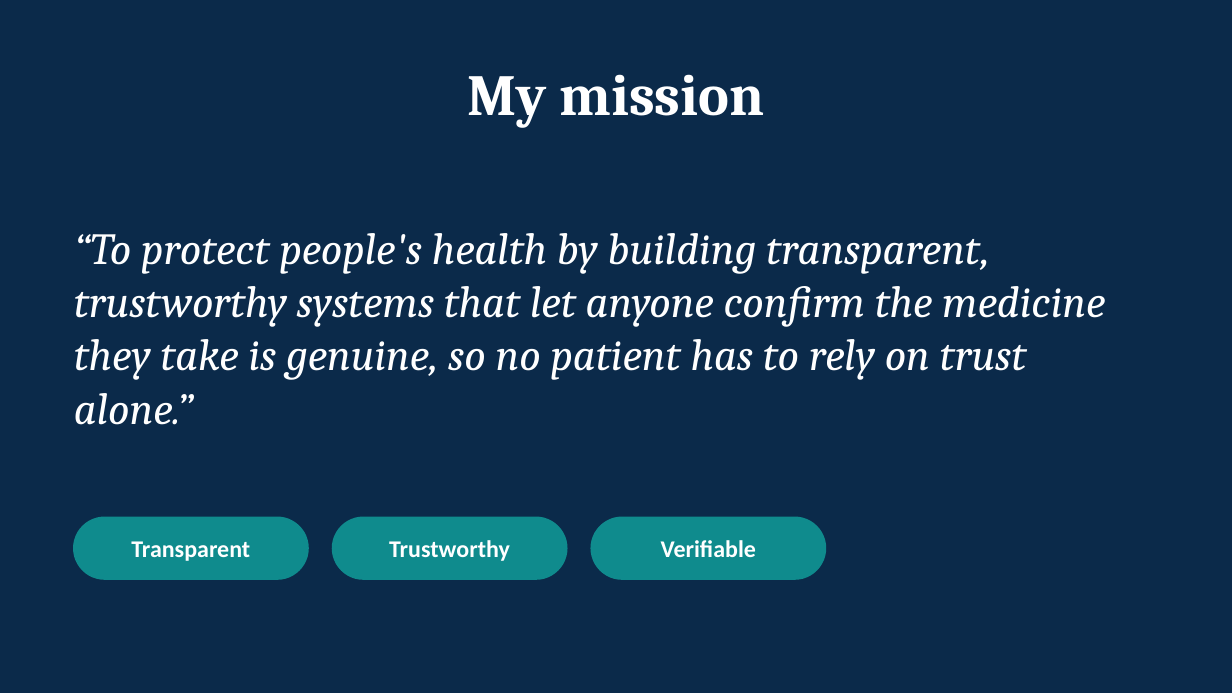
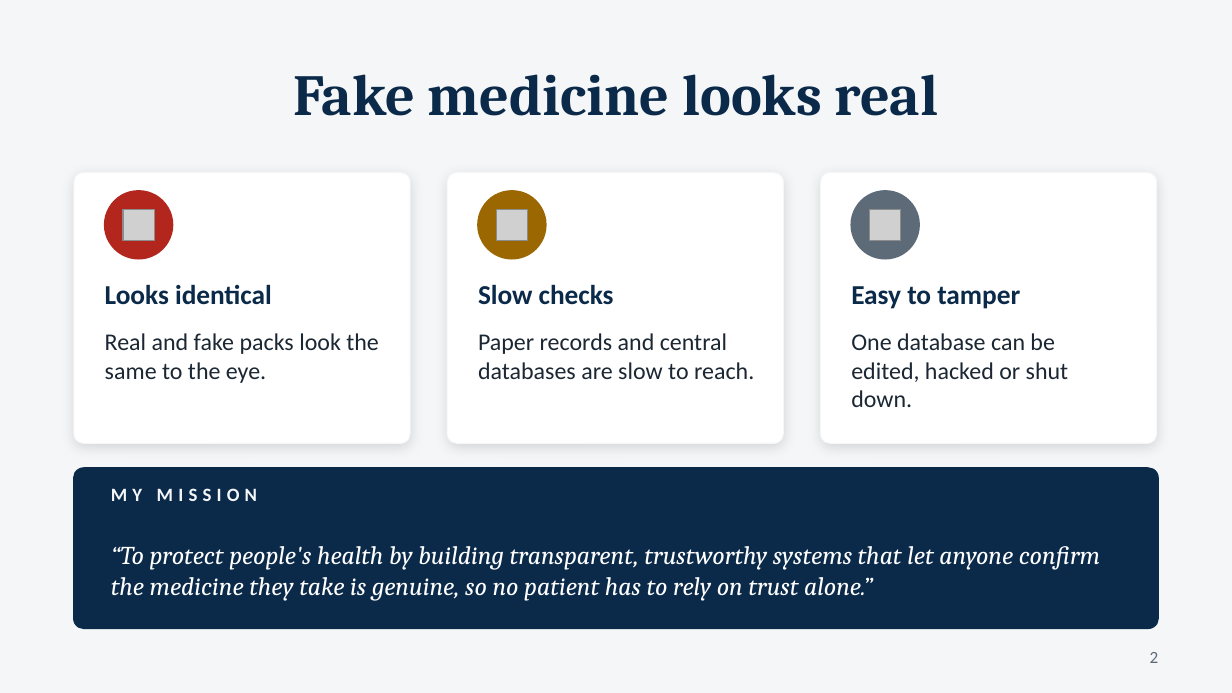
Before and after one commit to shasha-12/Medecine_Registry, a slide deck: slide 2 of docs/Presentation.pptx (slide 4 before the commit). Drawn at 1232x693 pixels with LibreOffice and Linux fonts; fonts in the diff are those of the drawing; grey boxes stand for pictures. Boxes give left, top, right and bottom in pixels: in the first picture for what was removed or moved away, otherwise in the second. Text is boxed around its words. In the diff, an @@ line names an element or a change of style, - is before the commit and + after.

```diff
--- a/docs/Presentation.pptx
+++ b/docs/Presentation.pptx
@@ background #0B2A4A to #F4F6F8 @@
@@ title added at <box>293,74,939,116</box>, 34 pt, text #0B2A4A, bold @@
+Fake medicine looks real
@@ rounded rectangle added at <box>74,172,410,444</box>, fill #FFFFFF, outline #F4F6F8 0.5 pt @@
@@ rounded rectangle added at <box>447,172,784,444</box>, fill #FFFFFF, outline #F4F6F8 0.5 pt @@
@@ rounded rectangle added at <box>821,172,1157,444</box>, fill #FFFFFF, outline #F4F6F8 0.5 pt @@
@@ ellipse added at <box>105,191,172,259</box>, fill #B3261E, outline #B3261E 1 pt @@
@@ picture added at <box>123,209,154,240</box> @@
@@ ellipse added at <box>478,191,546,259</box>, fill #9A6700, outline #9A6700 1 pt @@
@@ picture added at <box>496,209,527,240</box> @@
@@ ellipse added at <box>851,191,919,259</box>, fill #5D6B78, outline #5D6B78 1 pt @@
@@ picture added at <box>870,209,901,240</box> @@
@@ text added at <box>105,284,272,305</box>, 16 pt, text #0B2A4A, bold @@
+Looks identical
@@ text added at <box>478,284,614,305</box>, 16 pt, text #0B2A4A, bold @@
+Slow checks
@@ text added at <box>851,286,1020,309</box>, 16 pt, text #0B2A4A, bold @@
+Easy to tamper
@@ text added at <box>105,333,379,383</box>, 14 pt, text #1B2733 @@
+Real and fake packs look the same to the eye.
@@ text added at <box>478,333,754,379</box>, 14 pt, text #1B2733 @@
+Paper records and central databases are slow to reach.
@@ text added at <box>851,333,1069,407</box>, 14 pt, text #1B2733 @@
+One database can be edited, hacked or shut down.
@@ rounded rectangle added at <box>74,468,1158,628</box>, fill #0B2A4A, outline #0B2A4A 1 pt @@
@@ text at <box>111,488,257,501</box>: text changed; size 34 to 11 pt; font Cambria to Calibri; text colour #FFFFFF to #F4F6F8 @@
-My mission
+MY MISSION
@@ text "MY MISSION" at <box>111,488,257,501</box>: vertical alignment middle to top @@
@@ rounded rectangle removed at <box>74,517,308,579</box> @@
@@ text "“To protect people's health by ...": place and size @@
-text "“To protect people's health by ..." at <box>74,233,1105,425</box>
+text "“To protect people's health by ..." at <box>111,546,1100,601</box>
@@ text "“To protect people's health by ..." at <box>111,546,1100,601</box>: size 26 to 15 pt @@
@@ rounded rectangle removed at <box>333,517,567,579</box> @@
@@ rounded rectangle removed at <box>591,517,825,579</box> @@
@@ text removed at <box>131,541,250,561</box> @@
-Transparent
@@ text removed at <box>389,540,510,561</box> @@
-Trustworthy
@@ text removed at <box>661,540,756,557</box> @@
-Verifiable
@@ page number added at <box>1150,652,1159,663</box>, 10 pt, text #5D6B78 @@
+2
```
Also in this commit, not shown: 4 other slides changed, 1 slide added, 9 slides removed.
